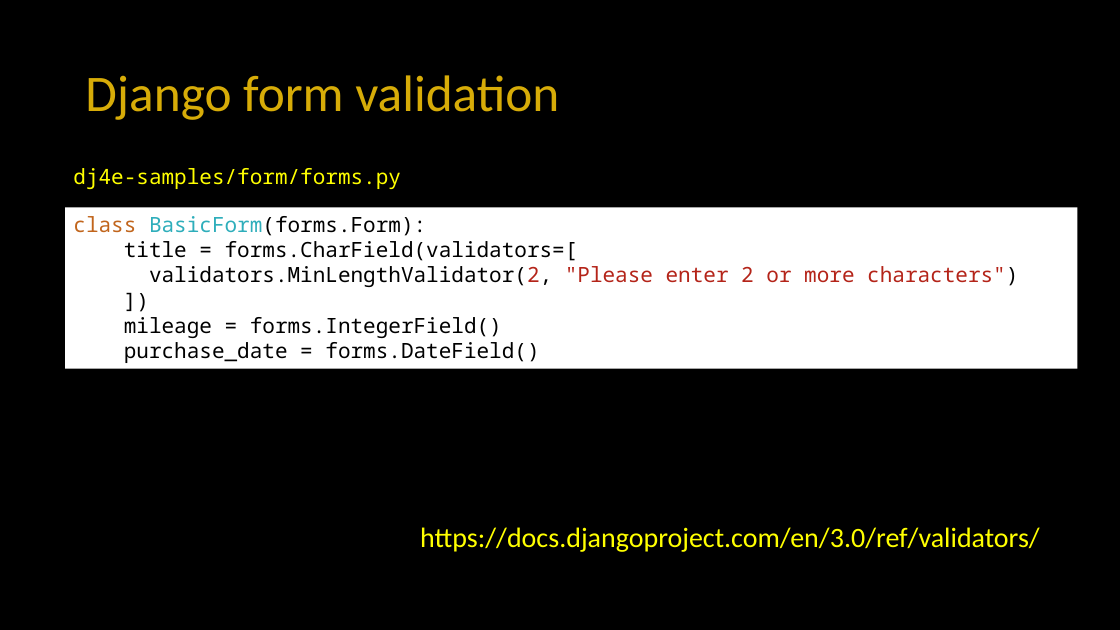
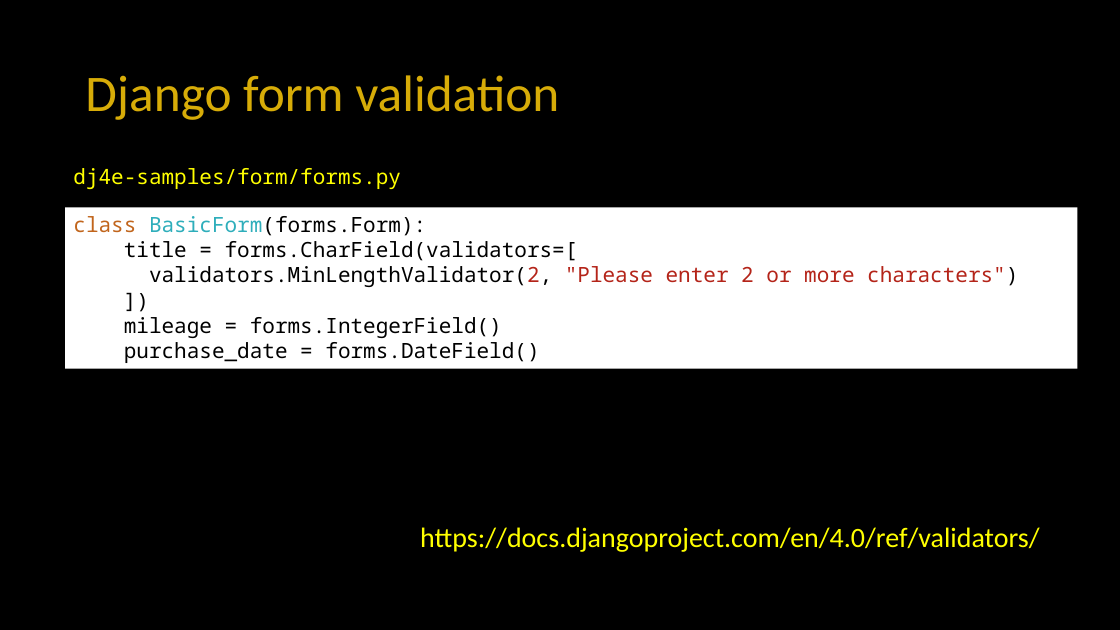
Before and after one commit to csev/dj4e, a slide deck: slide 18 of lectures/DJ-11-Forms-Django.pptx. Drawn at 1120x630 pixels with LibreOffice and Linux fonts; fonts in the diff are those of the drawing. Boxes give left, top, right and bottom in pixels: in the first picture for what was removed or moved away, otherwise in the second. Text is boxed around its words. In the diff, an @@ line names an element or a change of style, - is before the commit and + after.

```diff
--- a/lectures/DJ-11-Forms-Django.pptx
+++ b/lectures/DJ-11-Forms-Django.pptx
@@ text at (420, 527, 1039, 552): text changed @@
-https://docs.djangoproject.com/en/3.0/ref/validators/
+https://docs.djangoproject.com/en/4.0/ref/validators/
```
Also in this commit, not shown: 4 other slides changed, 7 other files.
